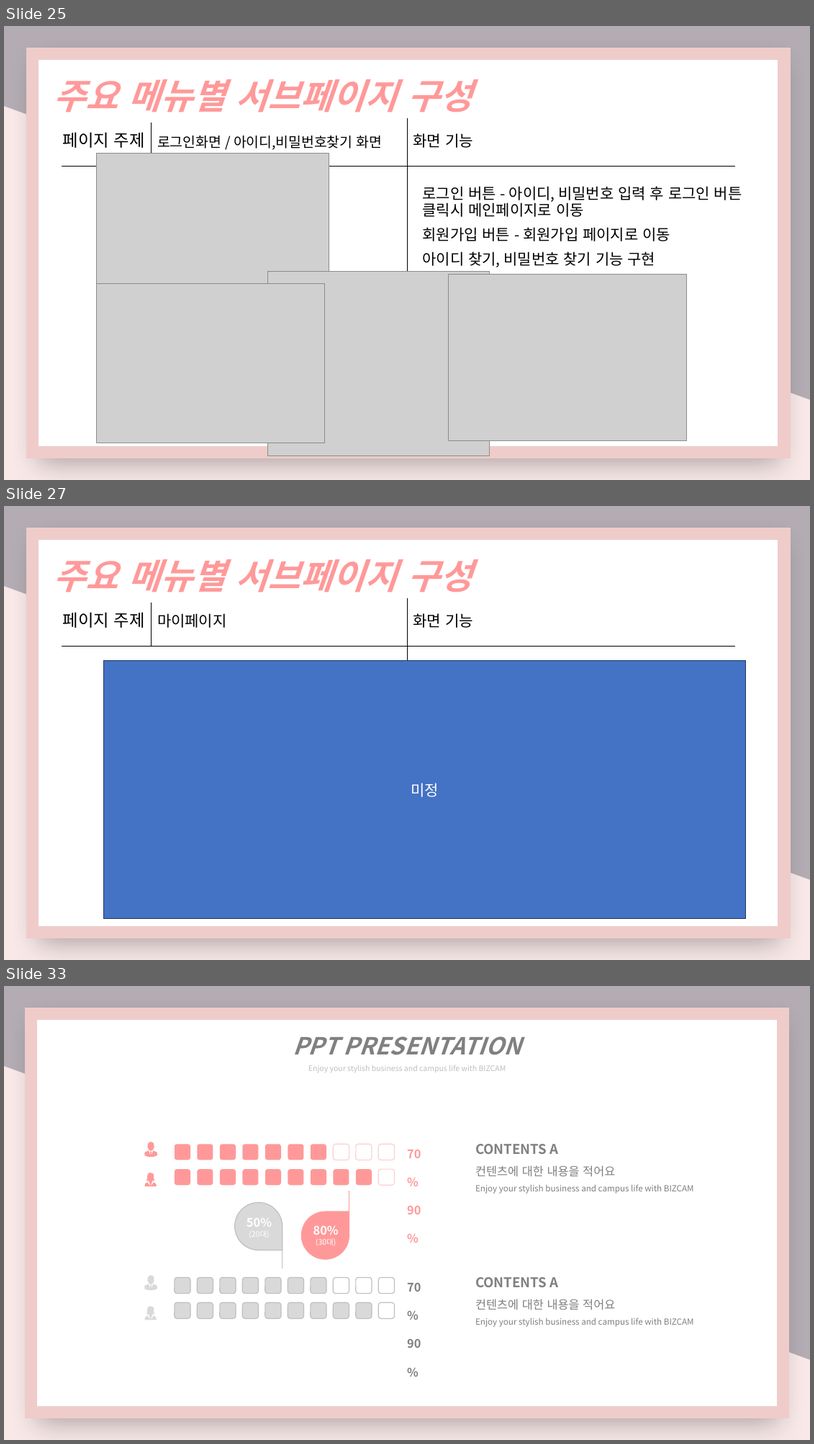
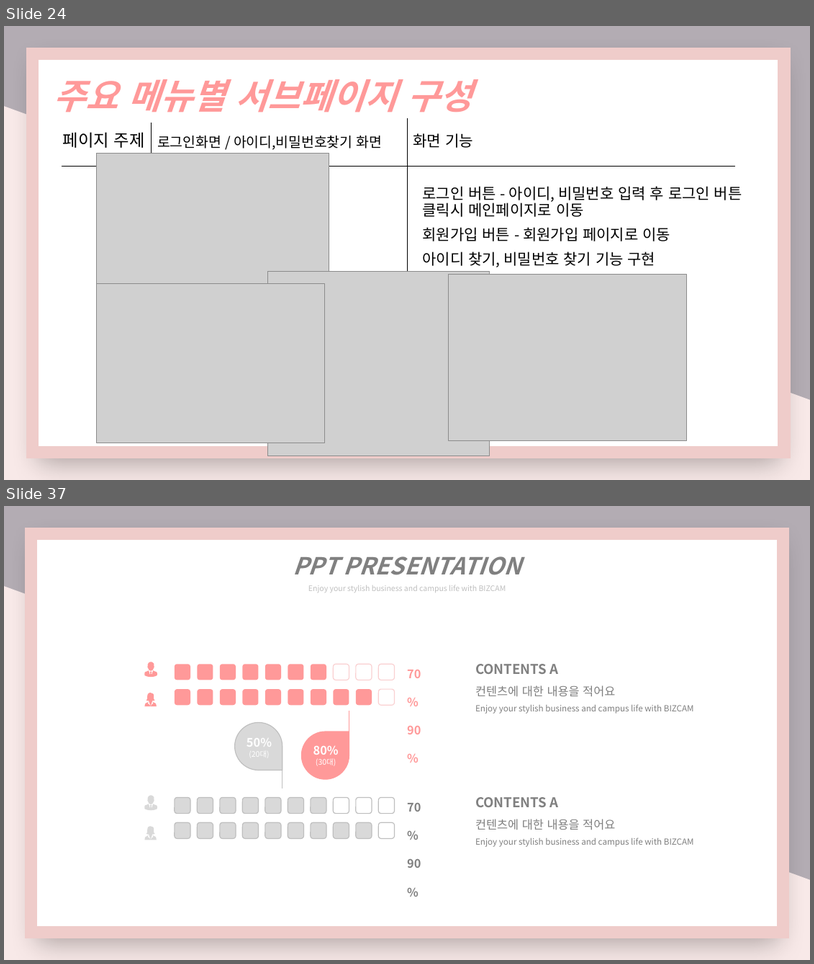
Before and after one commit to nimi2838/thecare, a slide deck: 졸작 기획서.pptx. Shown one above the other, each under a label of ours: slides 25, 27 and 33 before the commit, slides 24 and 37 after it; the slides between them are not shown. The pictures are 814x1444 and 814x964 pixels, drawn with LibreOffice and Linux fonts; fonts in the diff are those of the drawing; grey boxes stand for pictures. Boxes give left, top, right and bottom in pixels: in the first picture for what was removed or moved away, otherwise in the second. Text is boxed around its words. In the diff, an @@ line names an element or a change of style, - is before the commit and + after.

```diff
--- a/졸작 기획서.pptx
+++ b/졸작 기획서.pptx
@@ slide 27 removed at box(4, 506, 810, 960), background gradient #B3ACB3 to #F8E9E8 @@
@@ rectangle removed at box(32, 534, 785, 932) @@
@@ text removed at box(53, 559, 472, 592) @@
-주요 메뉴별 서브페이지 구성
@@ text removed at box(63, 612, 145, 628) @@
-페이지 주제
@@ line removed from (152, 602) to (152, 646) @@
@@ text removed at box(157, 613, 227, 628) @@
-마이페이지
@@ line removed from (407, 598) to (407, 916) @@
@@ text removed at box(413, 613, 473, 628) @@
-화면 기능
@@ line removed from (62, 646) to (736, 646) @@
@@ rectangle removed at box(104, 661, 746, 919) @@
-미정
@@ what was slide 25 is now slide 24 @@
@@ what was slide 33 is now slide 37 @@
```
Also in this commit, not shown: 6 slides changed, 6 slides added, 1 other slide removed.
